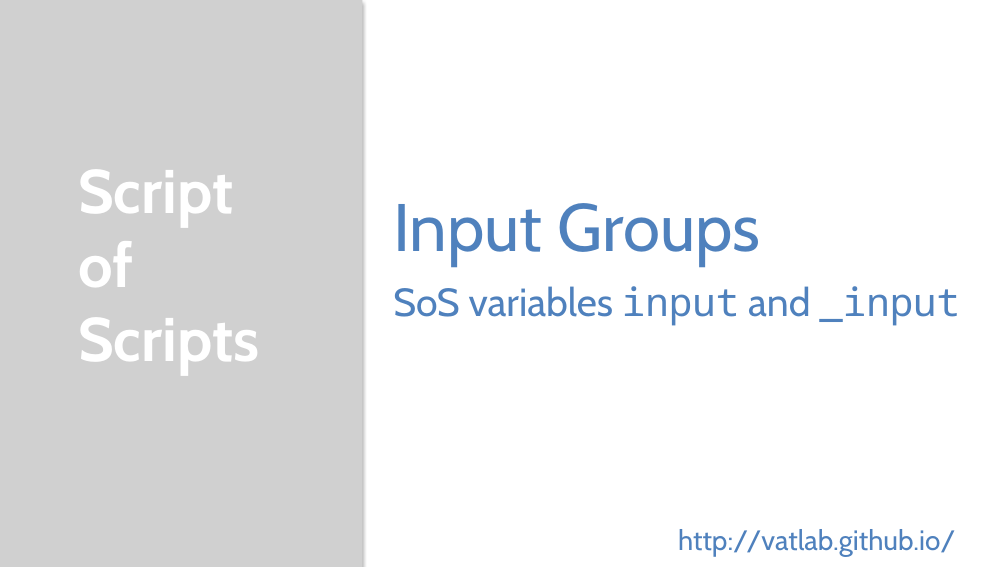
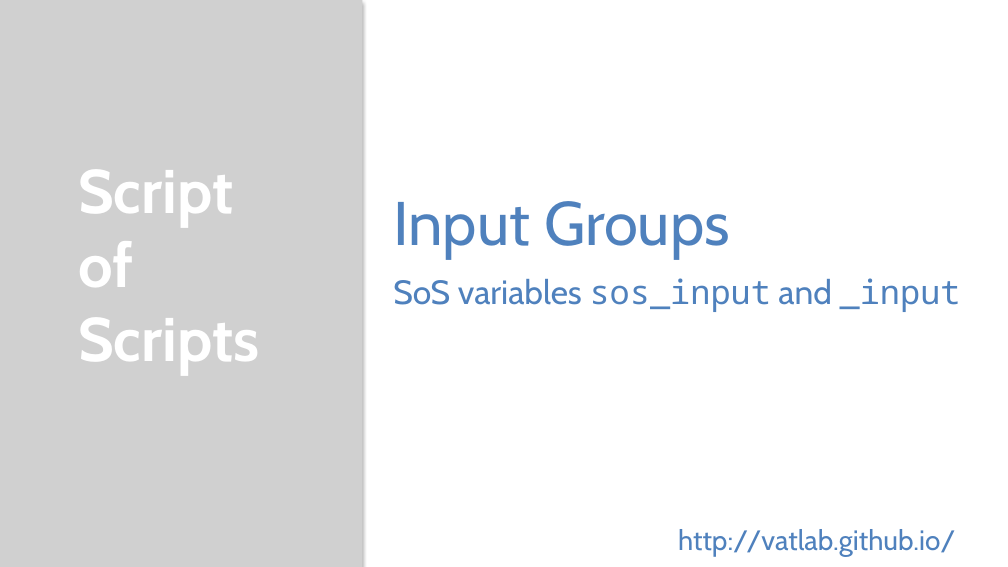
Before and after one commit to vatlab/sos-docs, a slide deck: slide 1 of src/videos/input_groups.pptx. Drawn at 1008x567 pixels with LibreOffice and Linux fonts; fonts in the diff are those of the drawing; grey boxes stand for pictures. Boxes give left, top, right and bottom in pixels: in the first picture for what was removed or moved away, otherwise in the second. Text is boxed around its words. In the diff, an @@ line names an element or a change of style, - is before the commit and + after.

```diff
--- a/src/videos/input_groups.pptx
+++ b/src/videos/input_groups.pptx
@@ text at (x1=393, y1=201, x2=730, y2=259): size 48 to 44 pt in "Input Groups" @@
@@ text at (x1=393, y1=278, x2=961, y2=312): text changed; size 28 to 24 pt @@
-SoS variables input and _input
+SoS variables sos_input and _input
```
Also in this commit, not shown: 1 other file.
